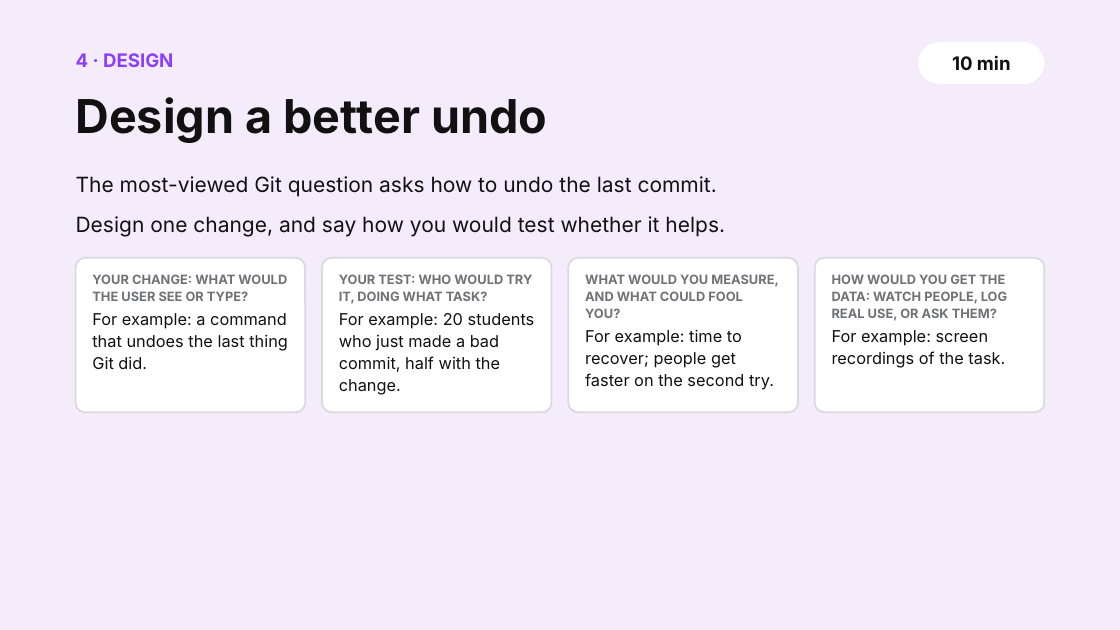
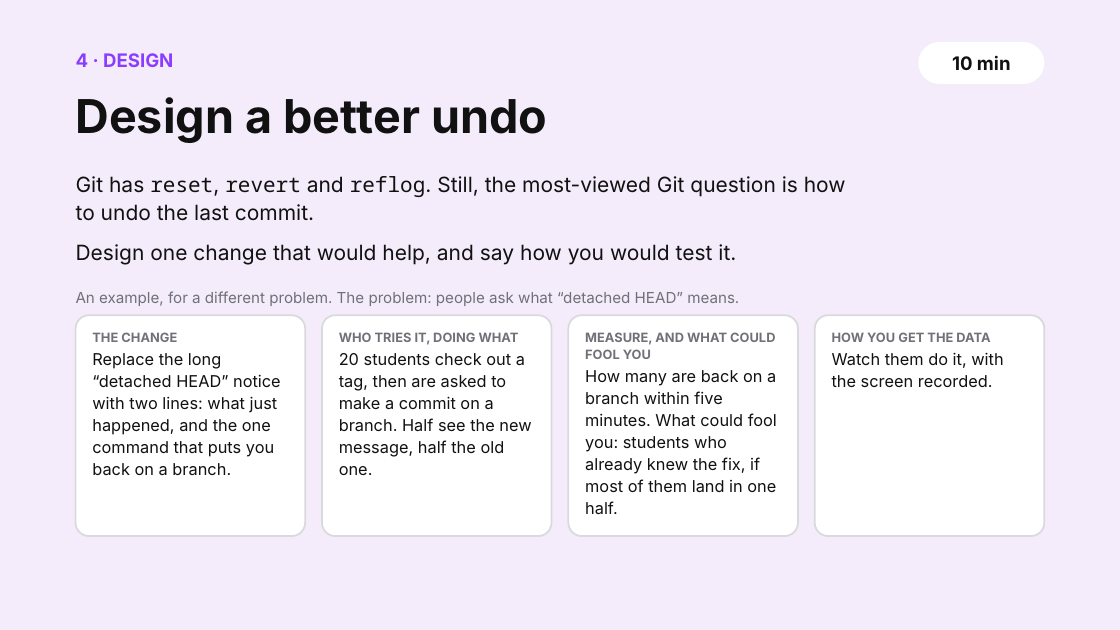
Before and after one commit to shubham3-ucb/cs294-pl, a slide deck: slide 15 of slides/thursday_app.pptx. Drawn at 1120x630 pixels with LibreOffice and Linux fonts; fonts in the diff are those of the drawing. Boxes give left, top, right and bottom in pixels: in the first picture for what was removed or moved away, otherwise in the second. Text is boxed around its words. In the diff, an @@ line names an element or a change of style, - is before the commit and + after.

```diff
--- a/slides/thursday_app.pptx
+++ b/slides/thursday_app.pptx
@@ text at <box>76,176,846,265</box>: text changed @@
-The most-viewed Git question asks how to undo the last commit.
-Design one change, and say how you would test whether it helps.
+Git has reset, revert and reflog. Still, the most-viewed Git question is how to undo the last commit.
+Design one change that would help, and say how you would test it.
@@ text added at <box>76,291,739,306</box>, 13 pt, text #707078 @@
+An example, for a different problem. The problem: people ask what “detached HEAD” means.
@@ text removed at <box>92,274,287,301</box> @@
-YOUR CHANGE: WHAT WOULD THE USER SEE OR TYPE?
@@ text removed at <box>339,274,532,304</box> @@
-YOUR TEST: WHO WOULD TRY IT, DOING WHAT TASK?
@@ text removed at <box>832,274,1007,321</box> @@
-HOW WOULD YOU GET THE DATA: WATCH PEOPLE, LOG REAL USE, OR ASK THEM?
@@ rounded rectangle: place and size @@
-rounded rectangle at <box>76,258,305,413</box>
+rounded rectangle at <box>76,315,305,536</box>
@@ rounded rectangle: place and size @@
-rounded rectangle at <box>322,258,551,413</box>
+rounded rectangle at <box>322,315,551,536</box>
@@ rounded rectangle: place and size @@
-rounded rectangle at <box>569,258,798,413</box>
+rounded rectangle at <box>569,315,798,536</box>
@@ text removed at <box>585,329,774,390</box> @@
-For example: time to recover; people get faster on the second try.
@@ rounded rectangle: place and size @@
-rounded rectangle at <box>815,258,1044,413</box>
+rounded rectangle at <box>815,315,1044,536</box>
@@ text at <box>92,332,177,342</box>: text changed; size 14 to 11 pt; text colour #111111 to #707078; bold on @@
-For example: a command that undoes the last thing Git did.
+THE CHANGE
@@ text added at <box>92,353,281,475</box>, 14 pt, text #111111 @@
+Replace the long “detached HEAD” notice with two lines: what just happened, and the one command that puts you back on a branch.
@@ text at <box>339,332,519,345</box>: text changed; size 14 to 11 pt; text colour #111111 to #707078; bold on @@
-For example: 20 students who just made a bad commit, half with the change.
+WHO TRIES IT, DOING WHAT
@@ text added at <box>339,353,531,475</box>, 14 pt, text #111111 @@
+20 students check out a tag, then are asked to make a commit on a branch. Half see the new message, half the old one.
@@ text at <box>585,332,775,359</box>: text changed @@
-WHAT WOULD YOU MEASURE, AND WHAT COULD FOOL YOU?
+MEASURE, AND WHAT COULD FOOL YOU
@@ text at <box>832,332,990,342</box>: text changed; size 14 to 11 pt; text colour #111111 to #707078; bold on @@
-For example: screen recordings of the task.
+HOW YOU GET THE DATA
@@ text added at <box>832,352,1003,387</box>, 14 pt, text #111111 @@
+Watch them do it, with the screen recorded.
@@ text added at <box>585,370,777,514</box>, 14 pt, text #111111 @@
+How many are back on a branch within five minutes. What could fool you: students who already knew the fix, if most of them land in one half.
```
Also in this commit, not shown: 6 other slides changed, 13 other files.
